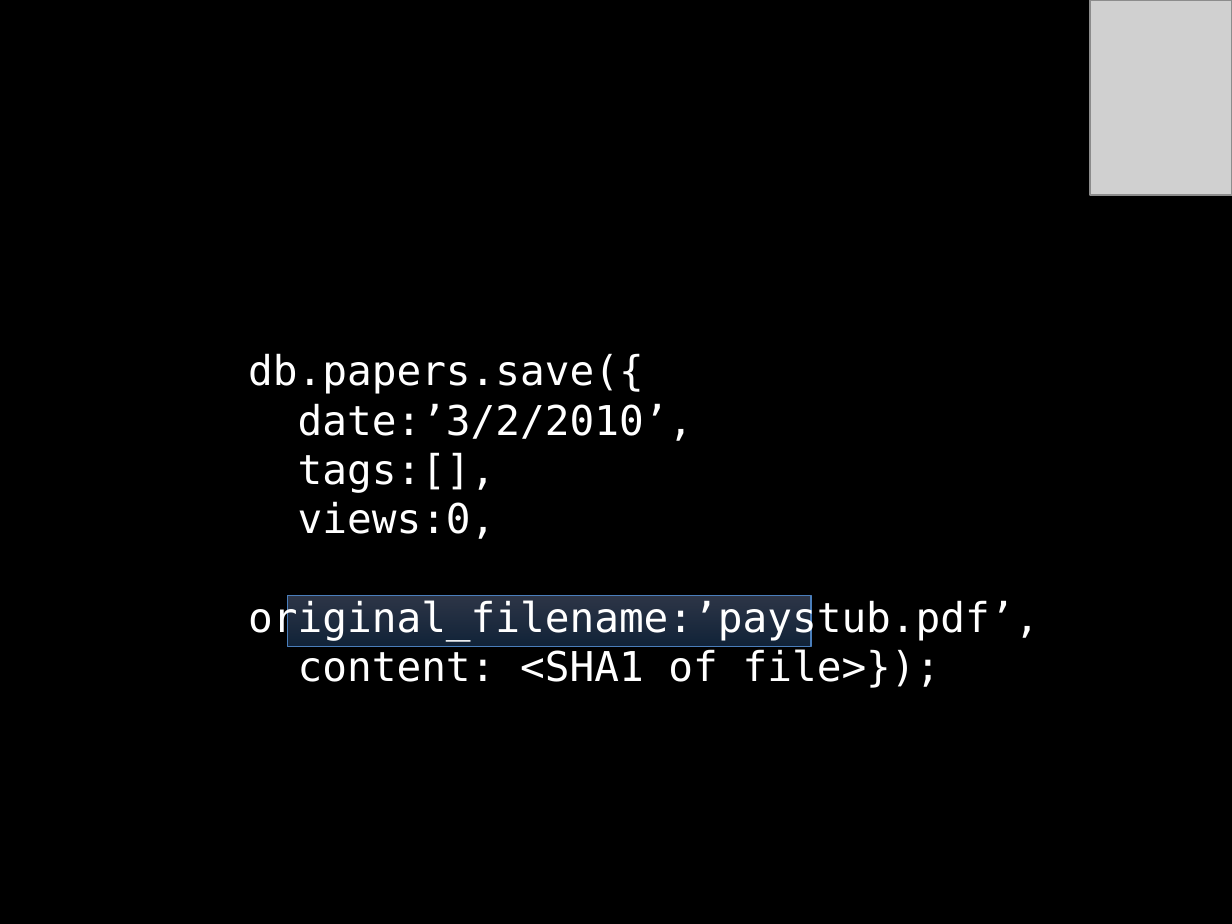
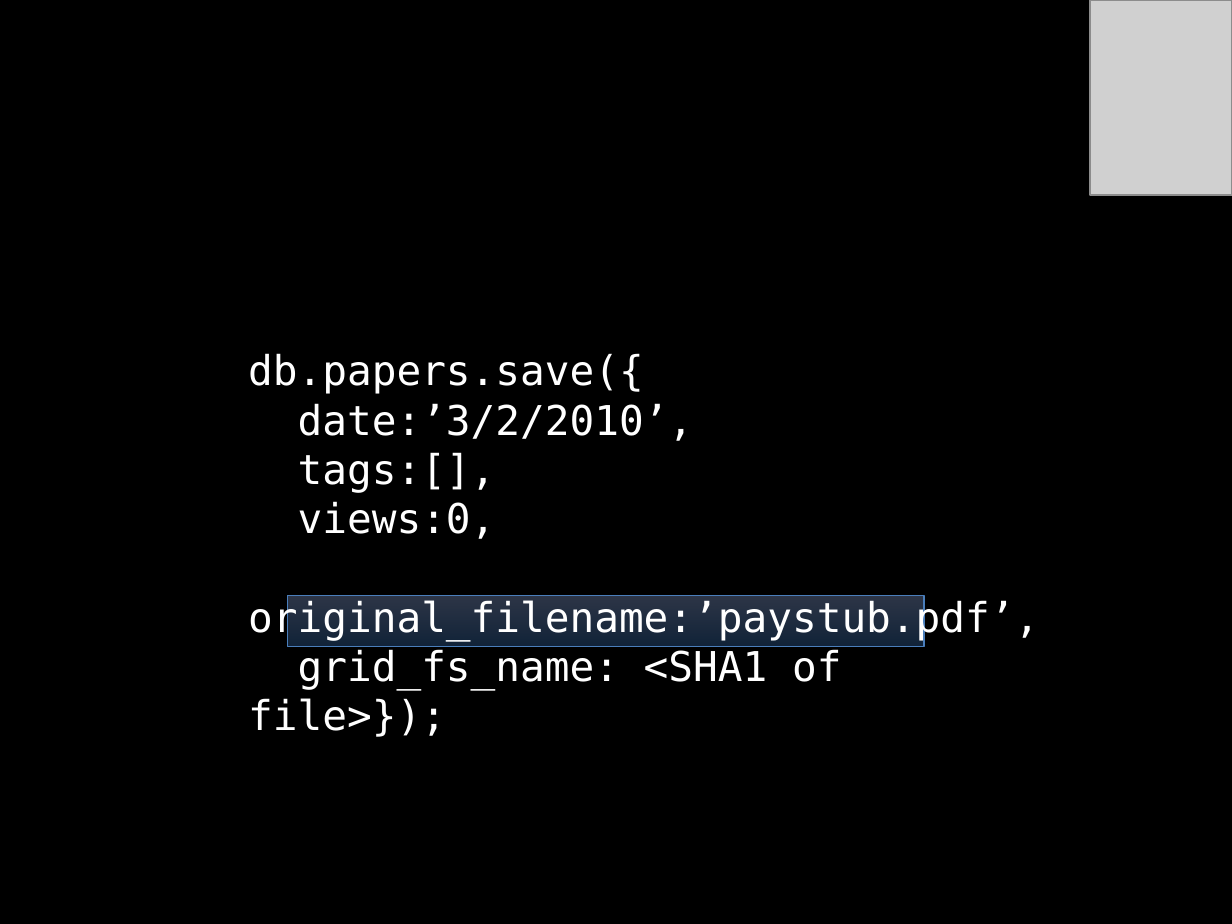
Before and after one commit to jonfuller/presentations, a slide deck: slide 18 of mongo.pptx. Drawn at 1232x924 pixels with LibreOffice and Linux fonts; fonts in the diff are those of the drawing; grey boxes stand for pictures. Boxes give left, top, right and bottom in pixels: in the first picture for what was removed or moved away, otherwise in the second. Text is boxed around its words. In the diff, an @@ line names an element or a change of style, - is before the commit and + after.

```diff
--- a/mongo.pptx
+++ b/mongo.pptx
@@ rectangle: place and size @@
-rectangle at bbox=[287, 595, 811, 647]
+rectangle at bbox=[287, 595, 924, 647]
@@ text at bbox=[248, 649, 841, 737]: text changed @@
-content: <SHA1 of file>});
+grid_fs_name: <SHA1 of file>});
```
Also in this commit, not shown: 1 other slide changed.
